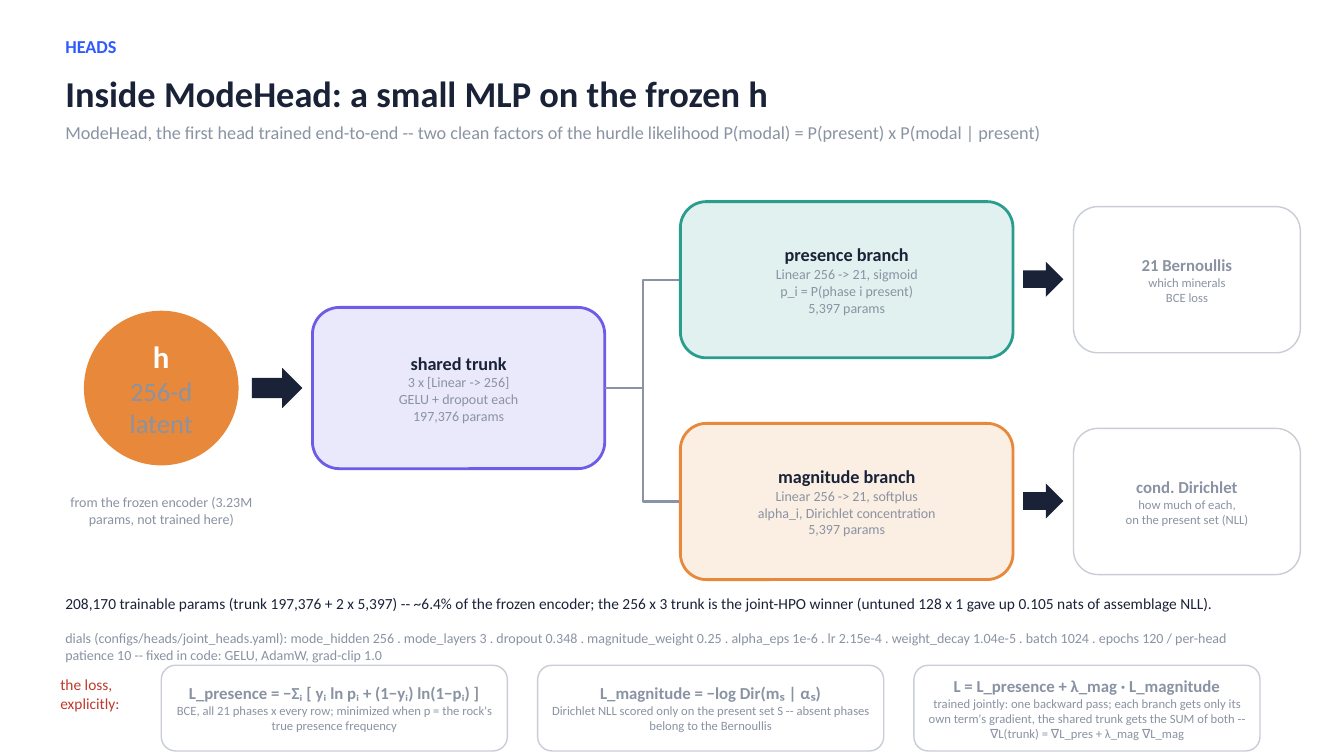
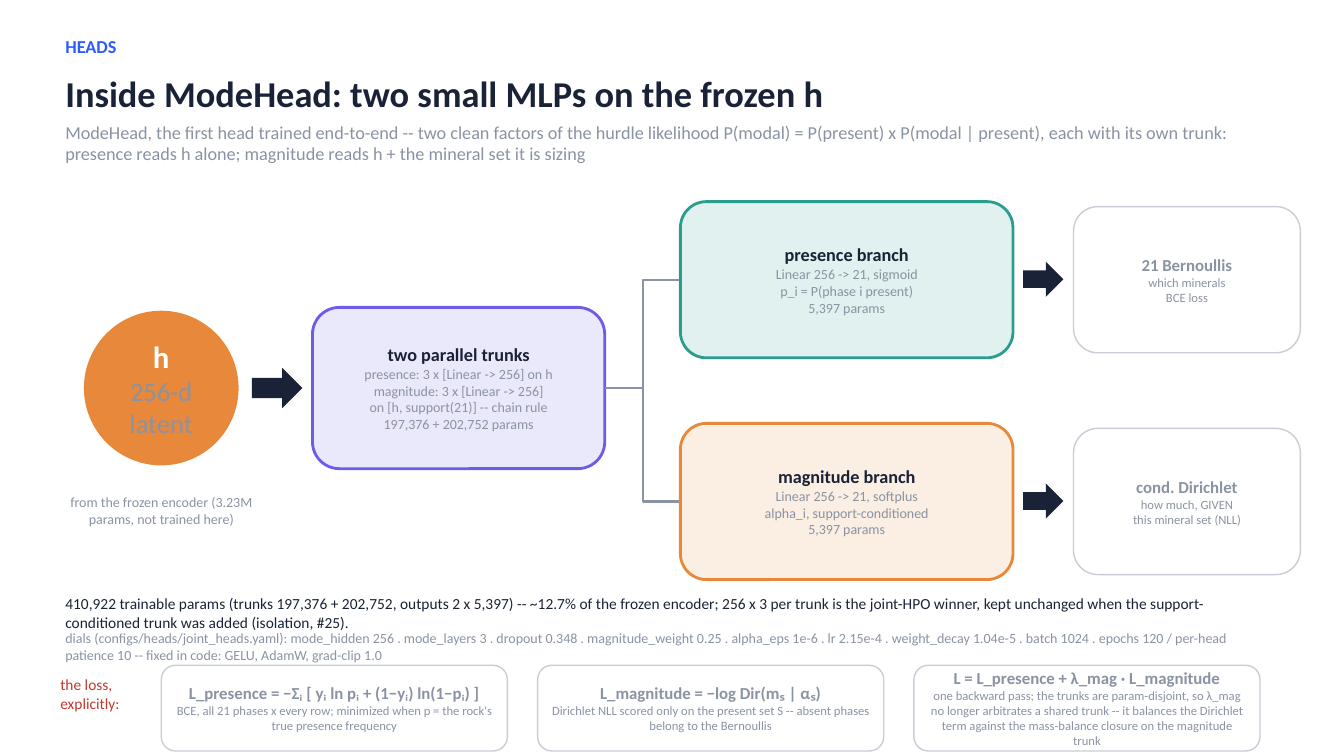
Before and after one commit to matthew-j-liu/phasecast, a slide deck: slide 13 of slides/overview.pptx. Drawn at 1344x756 pixels with LibreOffice and Linux fonts; fonts in the diff are those of the drawing. Boxes give left, top, right and bottom in pixels: in the first picture for what was removed or moved away, otherwise in the second. Text is boxed around its words. In the diff, an @@ line names an element or a change of style, - is before the commit and + after.

Commit message:
ModeHead magnitude branch conditioned on the assemblage support (#25)

```diff
--- a/slides/overview.pptx
+++ b/slides/overview.pptx
@@ text at [65, 81, 824, 108]: text changed @@
-Inside ModeHead: a small MLP on the frozen h
+Inside ModeHead: two small MLPs on the frozen h
@@ text at [65, 126, 1227, 163]: text changed @@
-ModeHead, the first head trained end-to-end -- two clean factors of the hurdle likelihood P(modal) = P(present) x P(modal | present)
+ModeHead, the first head trained end-to-end -- two clean factors of the hurdle likelihood P(modal) = P(present) x P(modal | present), each with its own trunk: presence reads h alone; magnitude reads h + the mineral set it is sizing
@@ text in rounded rectangle at [364, 348, 552, 431]: text changed @@
-shared trunk
-3 x [Linear -> 256]
-GELU + dropout each
-197,376 params
+two parallel trunks
+presence: 3 x [Linear -> 256] on h
+magnitude: 3 x [Linear -> 256]
+on [h, support(21)] -- chain rule
+197,376 + 202,752 params
@@ text in rounded rectangle at [765, 508, 929, 520]: text changed @@
-alpha_i, Dirichlet concentration
+alpha_i, support-conditioned
@@ text in rounded rectangle at [1133, 500, 1241, 526]: text changed @@
-how much of each,
-on the present set (NLL)
+how much, GIVEN
+this mineral set (NLL)
@@ text at [65, 598, 1203, 630]: text changed @@
-208,170 trainable params (trunk 197,376 + 2 x 5,397) -- ~6.4% of the frozen encoder; the 256 x 3 trunk is the joint-HPO winner (untuned 128 x 1 gave up 0.105 nats of assemblage NLL).
+410,922 trainable params (trunks 197,376 + 202,752, outputs 2 x 5,397) -- ~12.7% of the frozen encoder; 256 x 3 per trunk is the joint-HPO winner, kept unchanged when the support-conditioned trunk was added (isolation, #25).
@@ text in rounded rectangle at [931, 691, 1243, 745]: text changed @@
-trained jointly: one backward pass; each branch gets only its own term's gradient, the shared trunk gets the SUM of both -- ∇L(trunk) = ∇L_pres + λ_mag ∇L_mag
+one backward pass; the trunks are param-disjoint, so λ_mag no longer arbitrates a shared trunk -- it balances the Dirichlet term against the mass-balance closure on the magnitude trunk
```
Also in this commit, not shown: 1 other slide changed, 23 other files.
